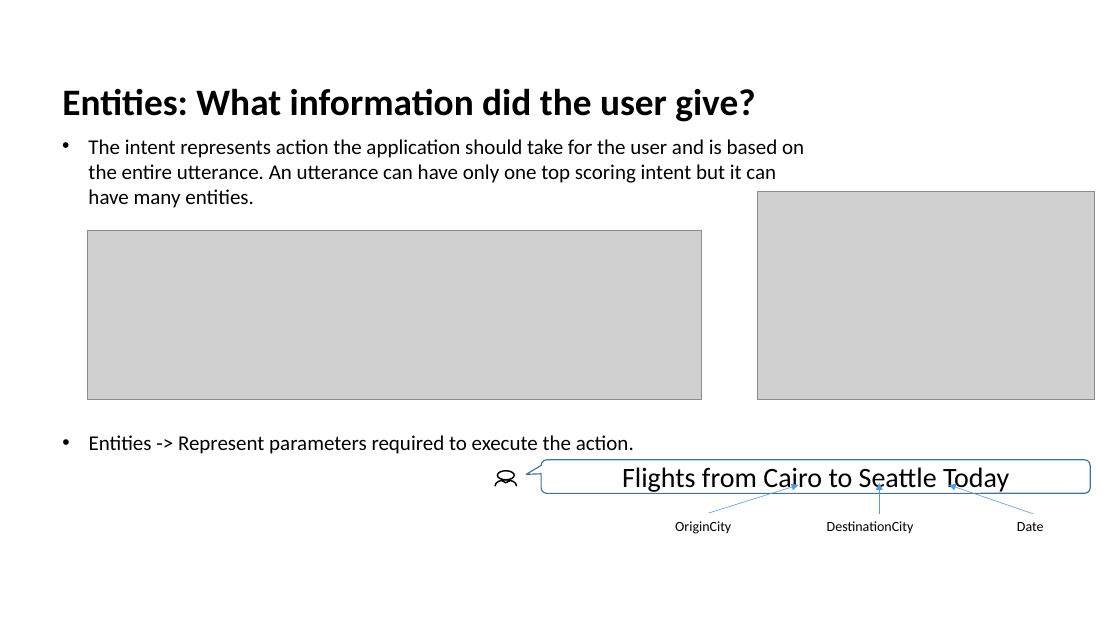
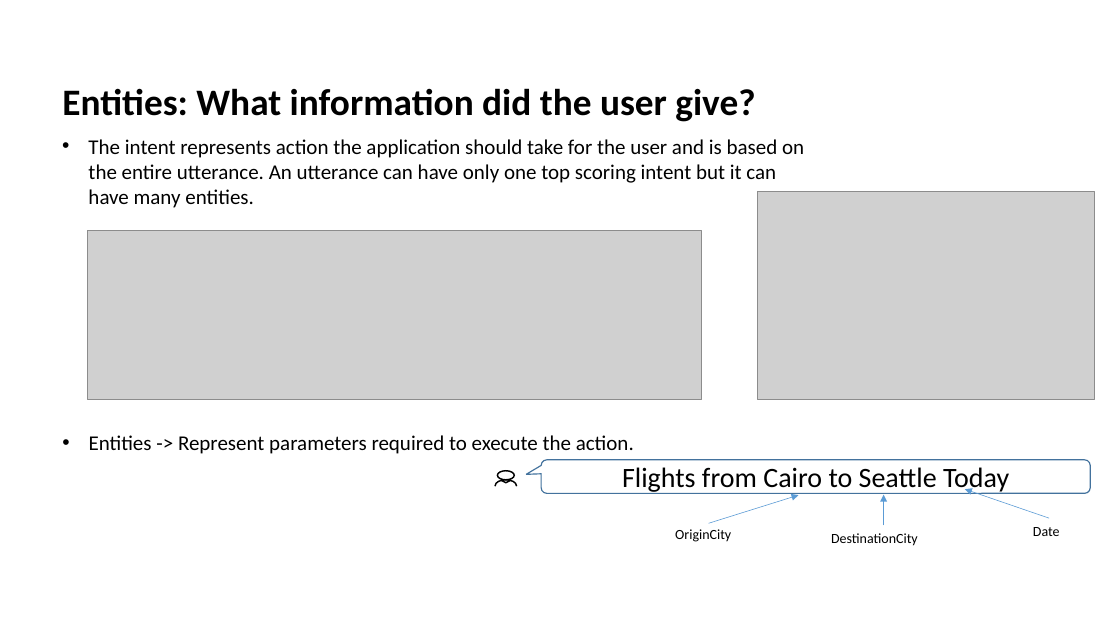
Before and after one commit to mansijain014/HR-Bot, a slide deck: slide 9 of Slide Deck/Conversational AI Build NLU model using LUIS(MLSA).pptx (slide 10 before the commit). Drawn at 1120x630 pixels with LibreOffice and Linux fonts; fonts in the diff are those of the drawing; grey boxes stand for pictures; background and template pictures are left out. Boxes give left, top, right and bottom in pixels: in the first picture for what was removed or moved away, otherwise in the second. Text is boxed around its words. In the diff, an @@ line names an element or a change of style, - is before the commit and + after.

```diff
--- a/Slide Deck/Conversational AI Build NLU model using LUIS(MLSA).pptx
+++ b/Slide Deck/Conversational AI Build NLU model using LUIS(MLSA).pptx
@@ arrow moved from (709, 513) - (799, 485) to (709, 523) - (799, 495) @@
@@ arrow moved from (880, 514) - (880, 483) to (884, 526) - (884, 495) @@
@@ arrow moved from (1033, 514) - (949, 485) to (1049, 518) - (965, 489) @@
@@ text "OriginCity": place and size @@
-text "OriginCity" at [675,521,731,534]
+text "OriginCity" at [675,529,731,542]
@@ text "DestinationCity": place and size @@
-text "DestinationCity" at [827,521,914,534]
+text "DestinationCity" at [831,533,918,546]
@@ text "Date": place and size @@
-text "Date" at [1017,522,1044,531]
+text "Date" at [1033,527,1060,536]
```
Also in this commit, not shown: 6 other slides changed, 2 slides added, 1 slide removed, 4 other files.
